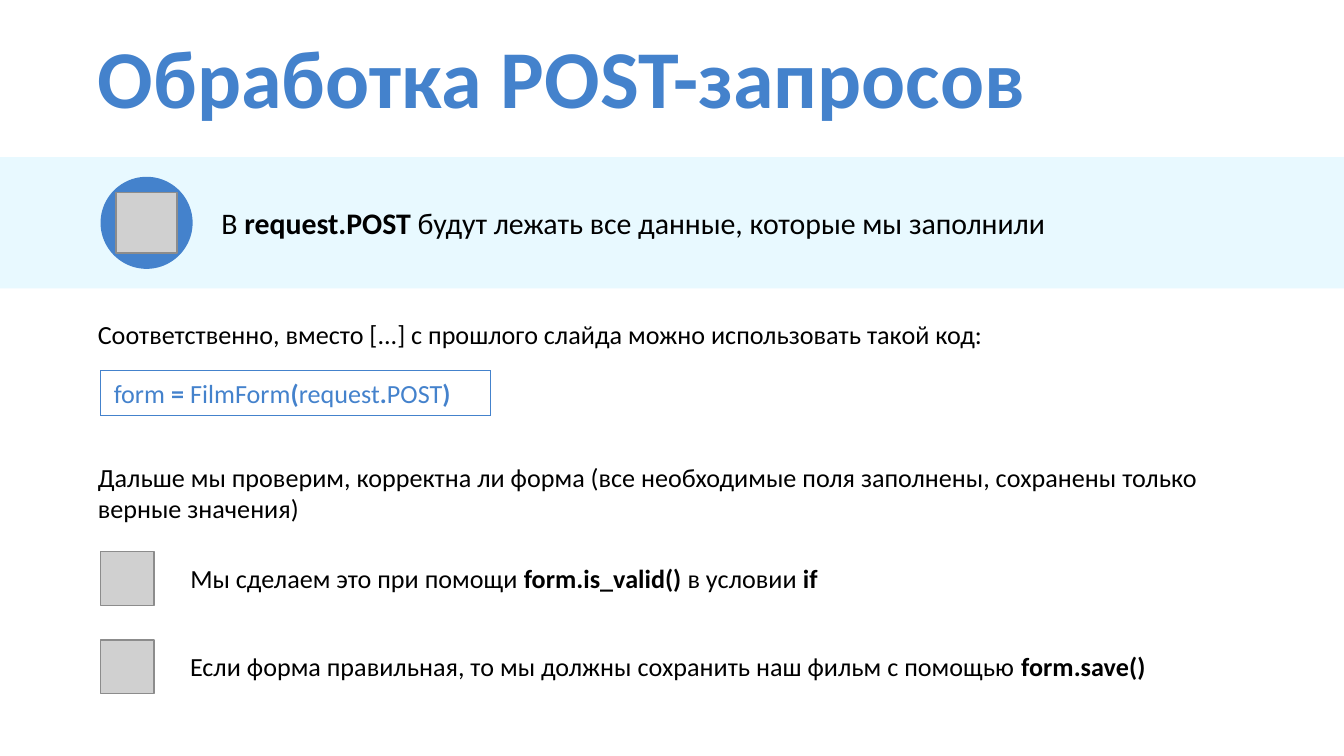
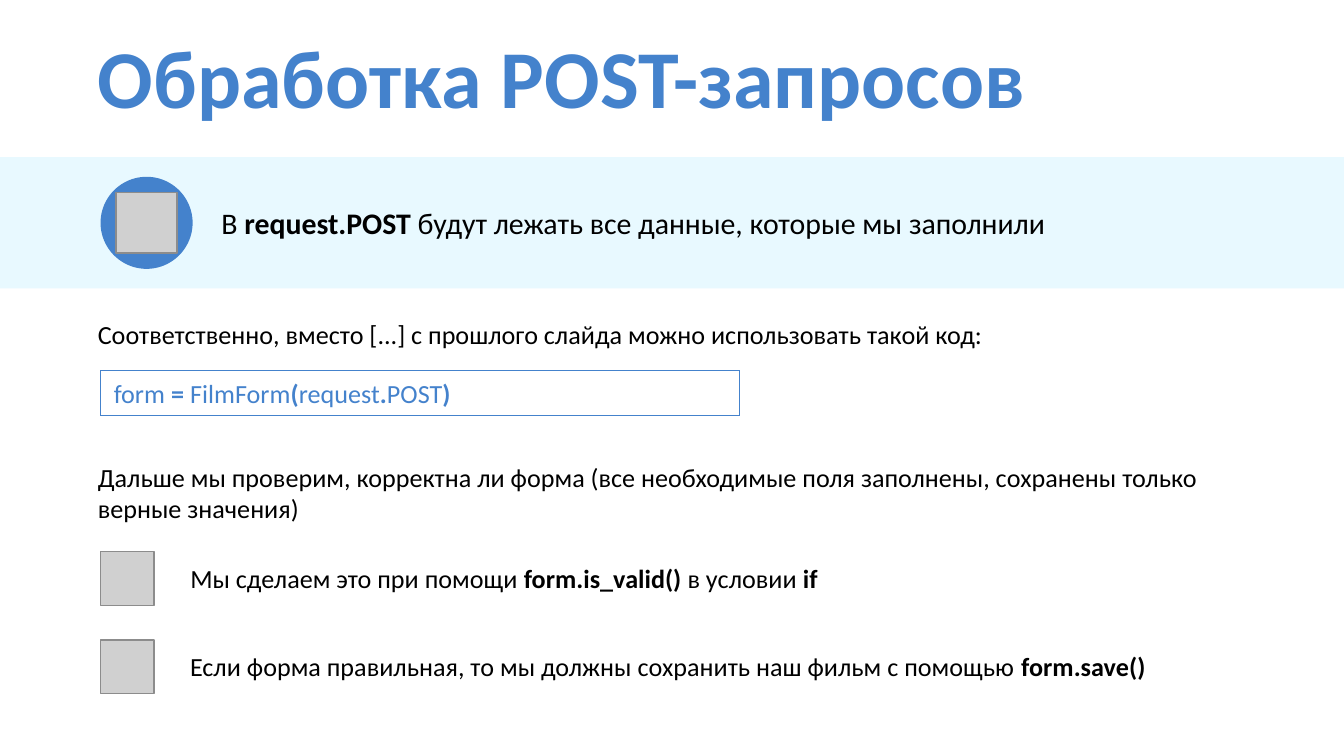
Before and after one commit to IlyaOrlov/PythonCourseKupno, a slide deck: slide 13 of Lectures/py_lec_15.pptx. Drawn at 1344x756 pixels with LibreOffice and Linux fonts; fonts in the diff are those of the drawing; grey boxes stand for pictures. Boxes give left, top, right and bottom in pixels: in the first picture for what was removed or moved away, otherwise in the second. Text is boxed around its words. In the diff, an @@ line names an element or a change of style, - is before the commit and + after.

```diff
--- a/Lectures/py_lec_15.pptx
+++ b/Lectures/py_lec_15.pptx
@@ rectangle "form = FilmForm(request.POST)": place and size @@
-rectangle "form = FilmForm(request.POST)" at (101, 371, 491, 417)
+rectangle "form = FilmForm(request.POST)" at (101, 371, 739, 417)
```
Also in this commit, not shown: 1 other slide changed, 27 other files.
